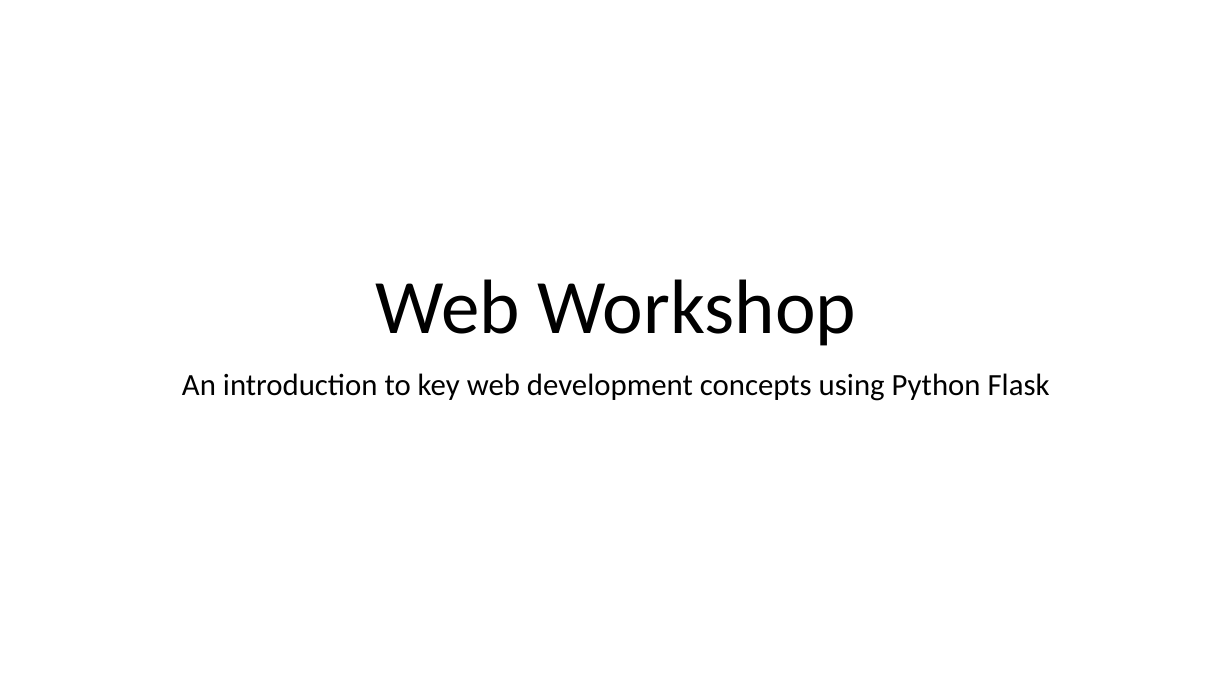
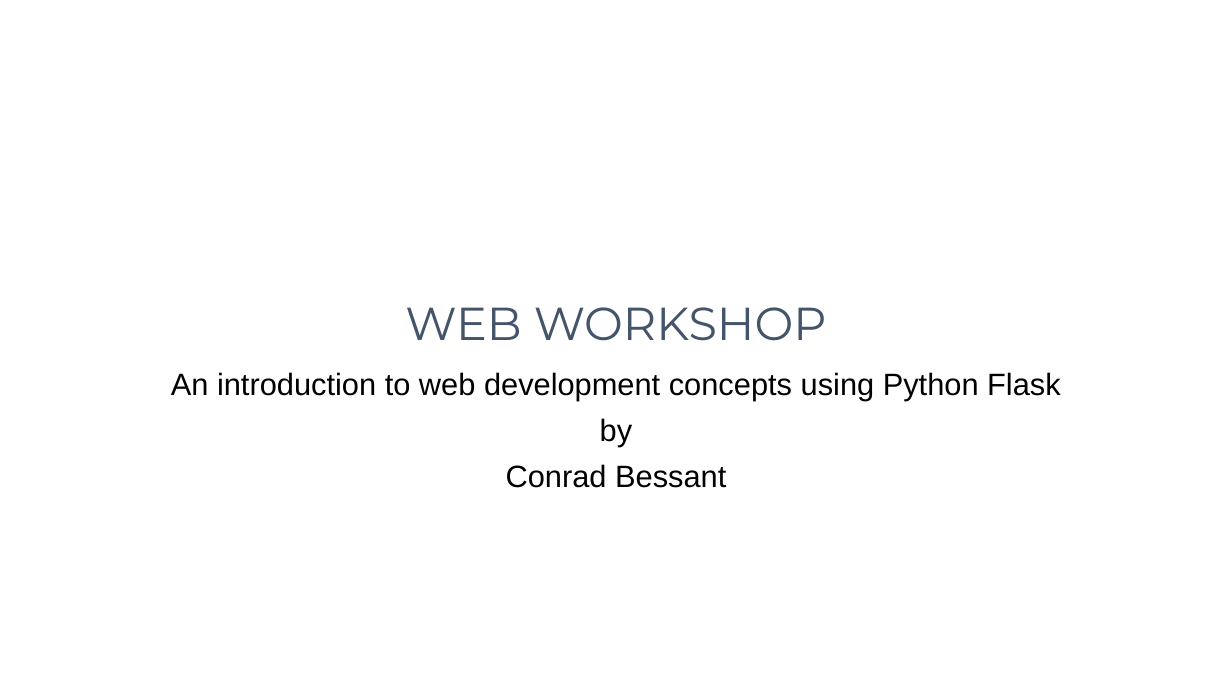
Before and after one commit to conradbessant/webintro, a slide deck: slide 1 of explanation.pptx. Drawn at 1232x693 pixels with LibreOffice and Linux fonts; fonts in the diff are those of the drawing. Boxes give left, top, right and bottom in pixels: in the first picture for what was removed or moved away, otherwise in the second. Text is boxed around its words. In the diff, an @@ line names an element or a change of style, - is before the commit and + after.

```diff
--- a/explanation.pptx
+++ b/explanation.pptx
@@ title at [405,307,827,341]: text changed; size 60 to 36 pt; font Calibri to Montserrat; text colour #000000 to #44546A @@
-Web Workshop
+WEB WORKSHOP
@@ subtitle at [171,372,1061,488]: text changed; font Calibri to Arial @@
-An introduction to key web development concepts using Python Flask
+An introduction to web development concepts using Python Flask
+by
+Conrad Bessant
```
Also in this commit, not shown: 7 other slides changed, 6 other files.
